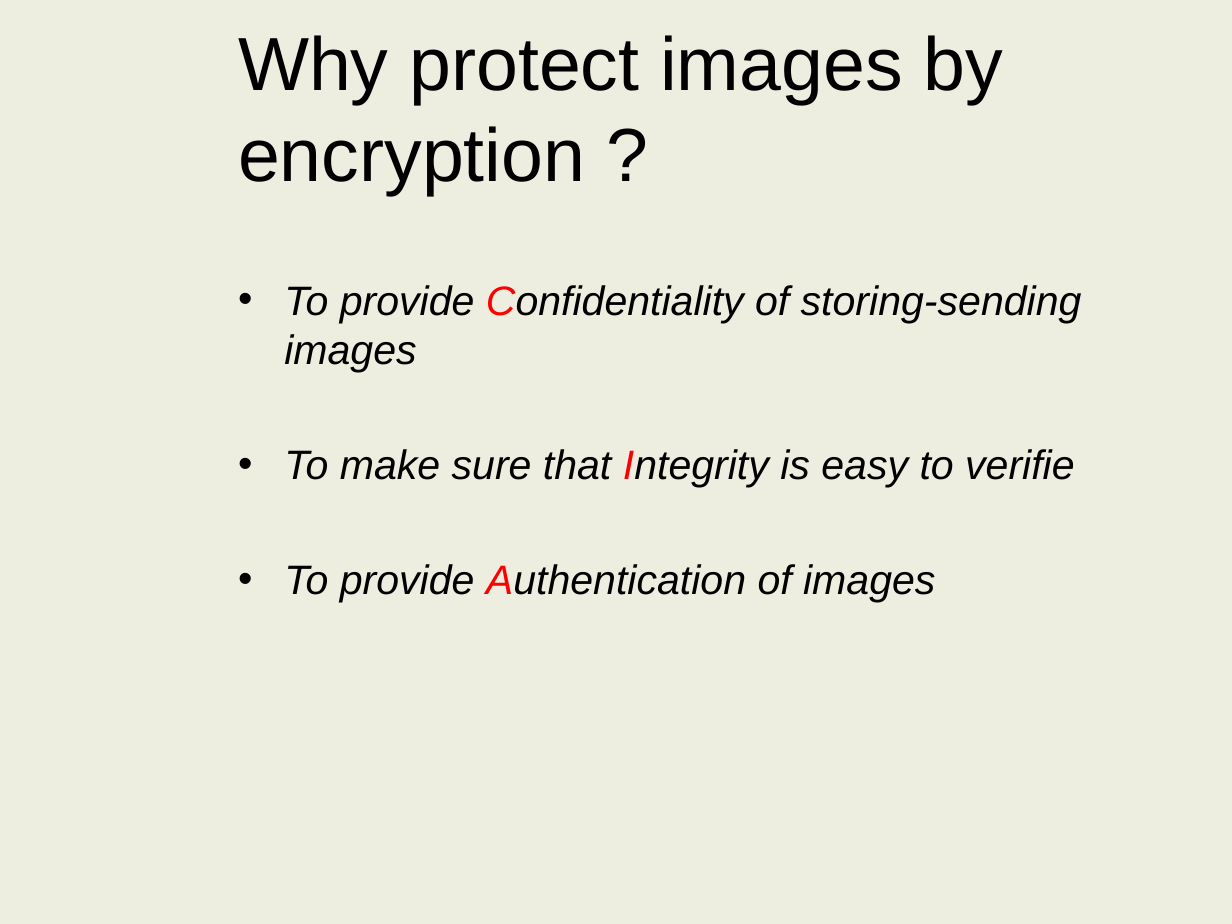
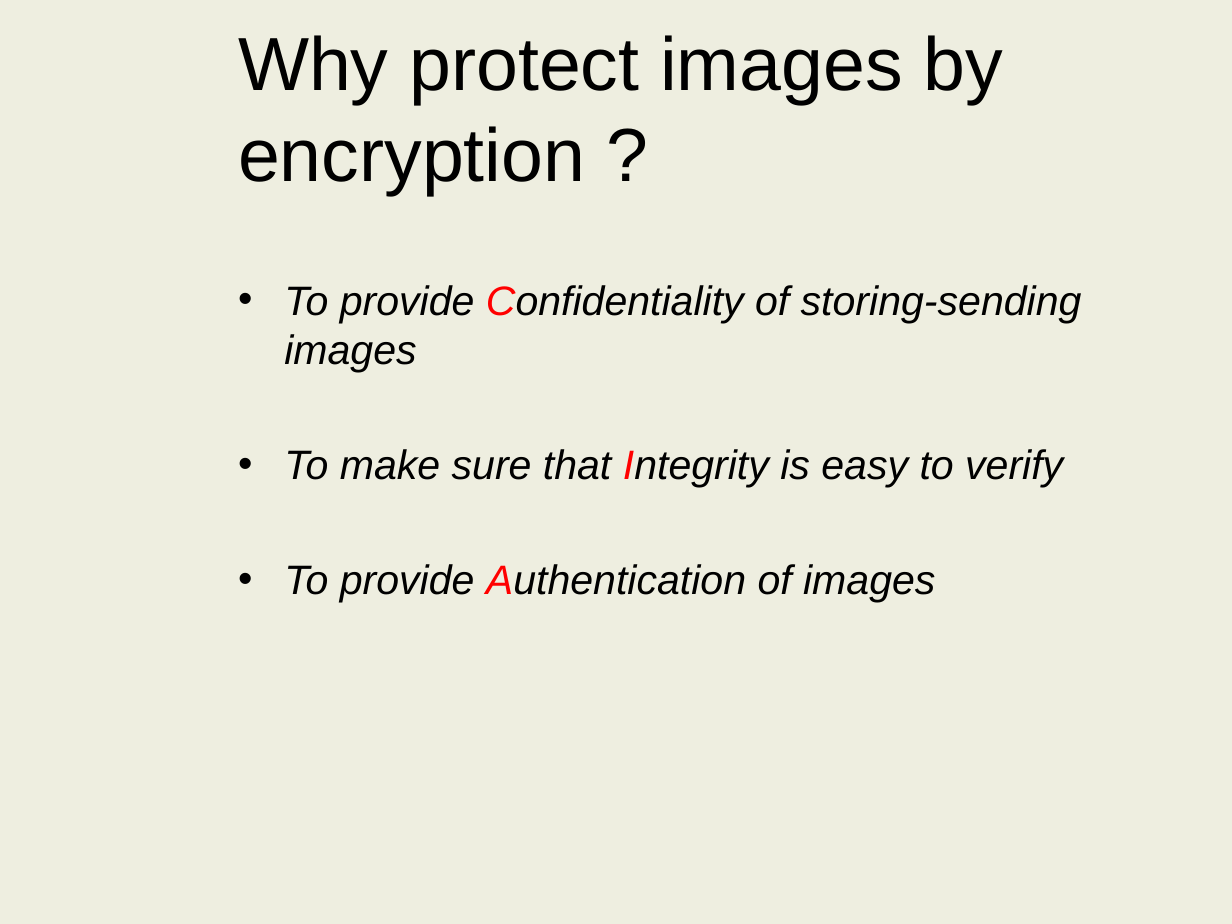
Before and after one commit to harropda/DIVVY-PIC, a slide deck: slide 3 of Image Encryption.pptx. Drawn at 1232x924 pixels with LibreOffice and Linux fonts; fonts in the diff are those of the drawing; background and template pictures are left out. Boxes give left, top, right and bottom in pixels: in the first picture for what was removed or moved away, otherwise in the second. Text is boxed around its words. In the diff, an @@ line names an element or a change of style, - is before the commit and + after.

```diff
--- a/Image Encryption.pptx
+++ b/Image Encryption.pptx
@@ text at (284,449,1063,487): text changed @@
-• To make sure that Integrity is easy to verifie
+• To make sure that Integrity is easy to verify
```
Also in this commit, not shown: 1 other slide changed, 5 slides added, 2 slides removed.
